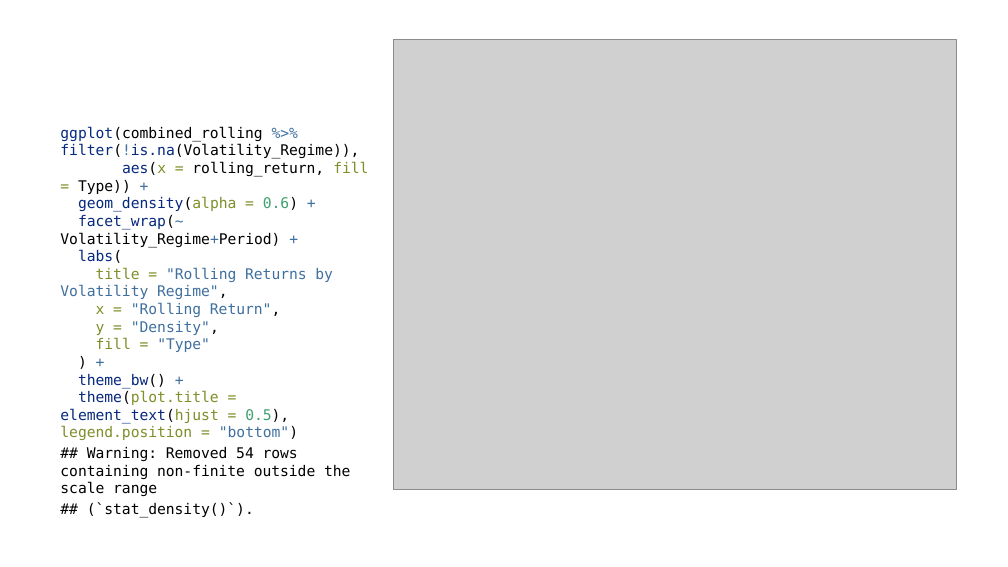
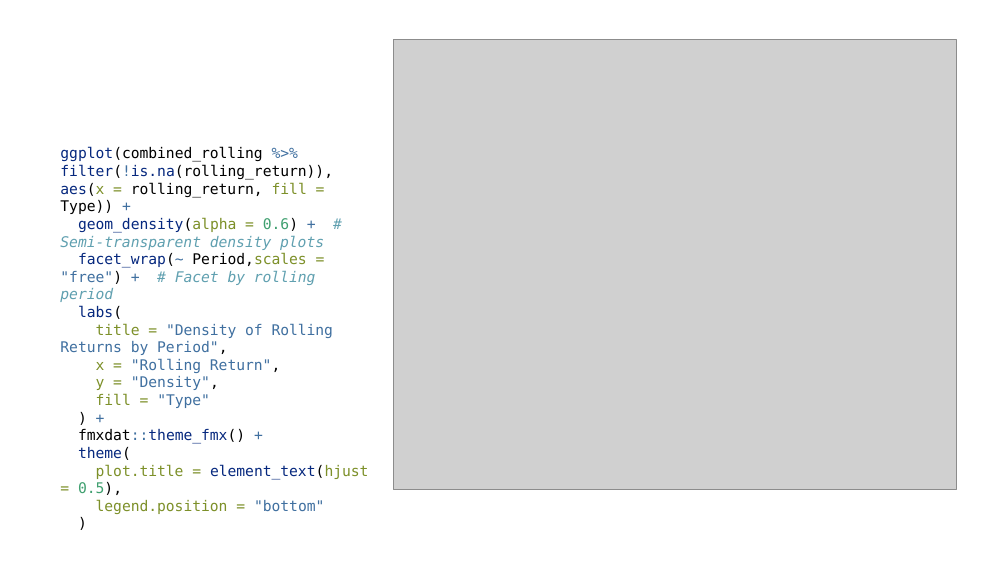
Before and after one commit to 22562435/22562435-FinEcosExam, a slide deck: slide 5 of Questions/Question 1/README.pptx (slide 4 before the commit). Drawn at 1008x567 pixels with LibreOffice and Linux fonts; fonts in the diff are those of the drawing; grey boxes stand for pictures. Boxes give left, top, right and bottom in pixels: in the first picture for what was removed or moved away, otherwise in the second. Text is boxed around its words. In the diff, an @@ line names an element or a change of style, - is before the commit and + after.

```diff
--- a/Questions/Question 1/README.pptx
+++ b/Questions/Question 1/README.pptx
@@ text at bbox=[60, 146, 368, 514]: text changed; text colour #000000 to #4070A0 @@
-ggplot(combined_rolling %>% filter(!is.na(Volatility_Regime)),
-aes(x = rolling_return, fill = Type)) +
-geom_density(alpha = 0.6) +
-facet_wrap(~ Volatility_Regime+Period) +
-labs(
-title = "Rolling Returns by Volatility Regime",
-x = "Rolling Return",
-y = "Density",
-fill = "Type"
-) +
-theme_bw() +
-theme(plot.title = element_text(hjust = 0.5), legend.position = "bottom")
-## Warning: Removed 54 rows containing non-finite outside the scale range
-## (`stat_density()`).
+ggplot(combined_rolling %>% filter(!is.na(rolling_return)), aes(x = rolling_return, fill = Type)) +
+geom_density(alpha = 0.6) + # Semi-transparent density plots
+facet_wrap(~ Period,scales = "free") + # Facet by rolling period
+labs(
+title = "Density of Rolling Returns by Period",
+x = "Rolling Return",
+y = "Density",
+fill = "Type"
+) +
+fmxdat::theme_fmx() +
+theme(
+plot.title = element_text(hjust = 0.5),
+legend.position = "bottom"
+)
```
Also in this commit, not shown: 3 other slides changed, 2 slides added, 2 other files.
